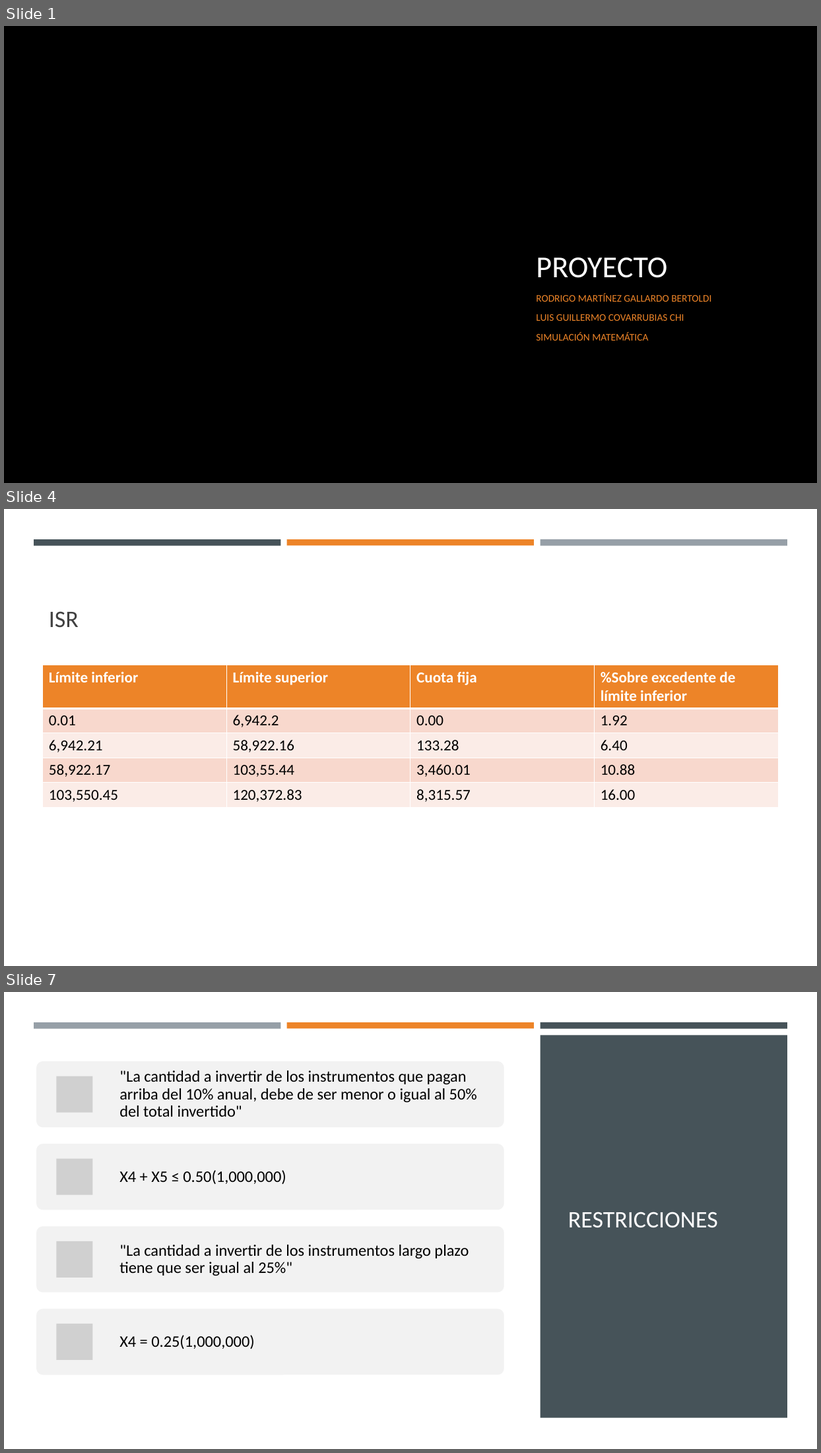
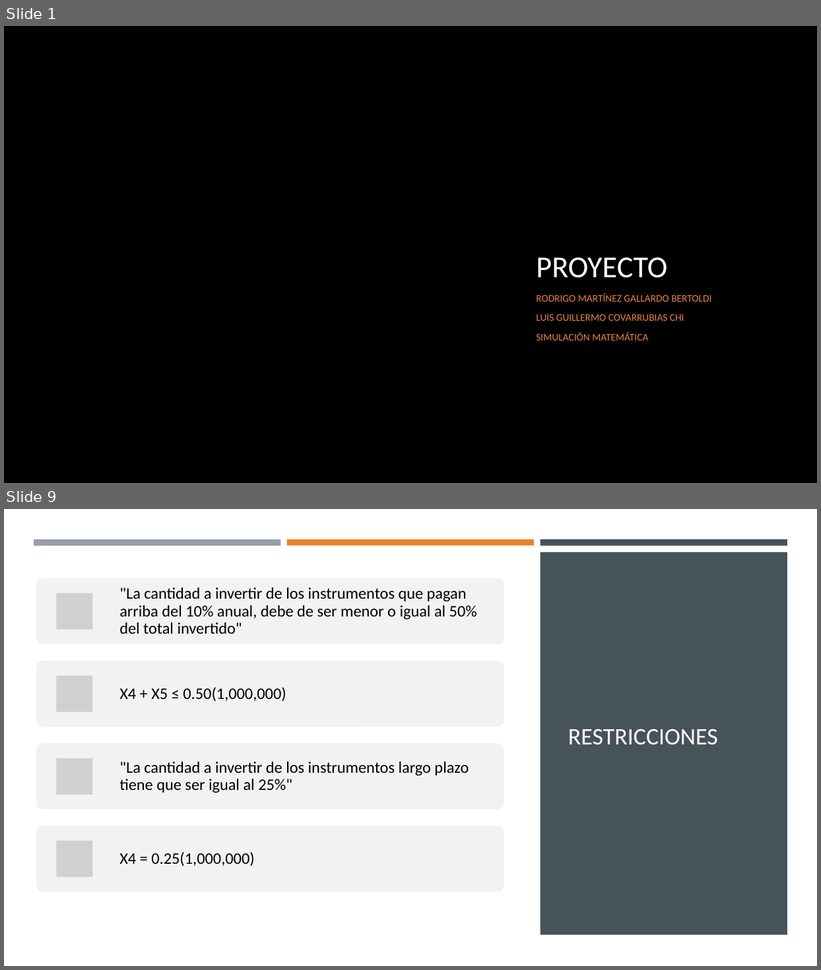
Before and after one commit to luischi1/Proyecto_m-dulo1, a slide deck: Presentación.pptx. Shown one above the other, each under a label of ours: slides 1, 4 and 7 before the commit, slides 1 and 9 after it; the slides between them are not shown. The pictures are 821x1453 and 821x970 pixels, drawn with LibreOffice and Linux fonts; fonts in the diff are those of the drawing; grey boxes stand for pictures; background and template pictures are left out. Boxes give left, top, right and bottom in pixels: in the first picture for what was removed or moved away, otherwise in the second. Text is boxed around its words. In the diff, an @@ line names an element or a change of style, - is before the commit and + after.

```diff
--- a/Presentación.pptx
+++ b/Presentación.pptx
@@ slide 4 removed at (4, 509, 817, 966), background #FFFFFF @@
@@ rectangle removed at (34, 539, 281, 545) @@
@@ rectangle removed at (287, 539, 534, 545) @@
@@ rectangle removed at (540, 539, 787, 546) @@
@@ title removed at (49, 611, 79, 628) @@
-ISR
@@ table removed at (43, 665, 780, 807), 5 rows, 4 columns @@
-Límite inferior | Límite superior | Cuota fija | %Sobre excedente de límite inferior
-0.01 | 6,942.2 | 0.00 | 1.92
-6,942.21 | 58,922.16 | 133.28 | 6.40
-58,922.17 | 103,55.44 | 3,460.01 | 10.88
-103,550.45 | 120,372.83 | 8,315.57 | 16.00
@@ what was slide 7 is now slide 9 @@
```
Also in this commit, not shown: 6 slides changed, 3 slides added.
